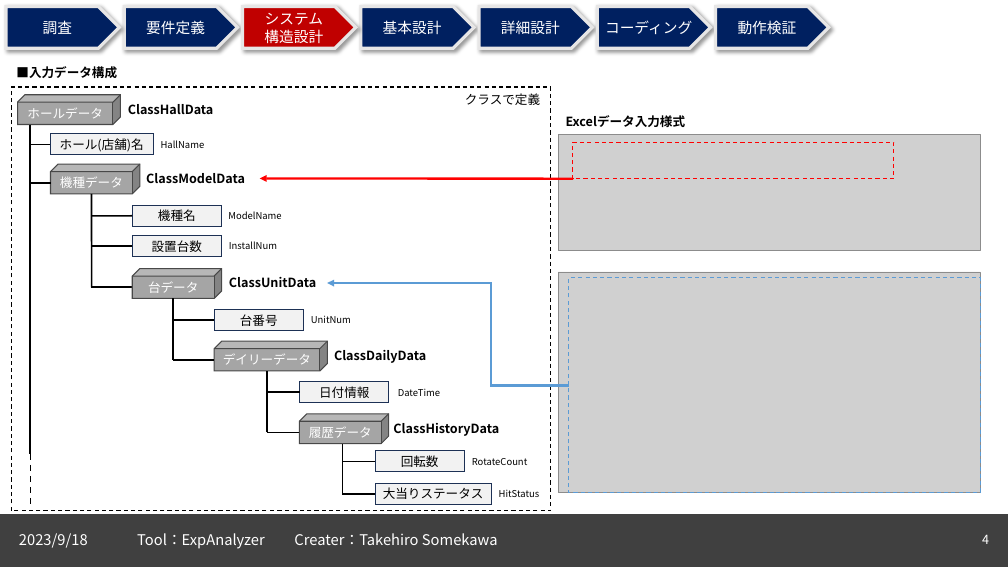
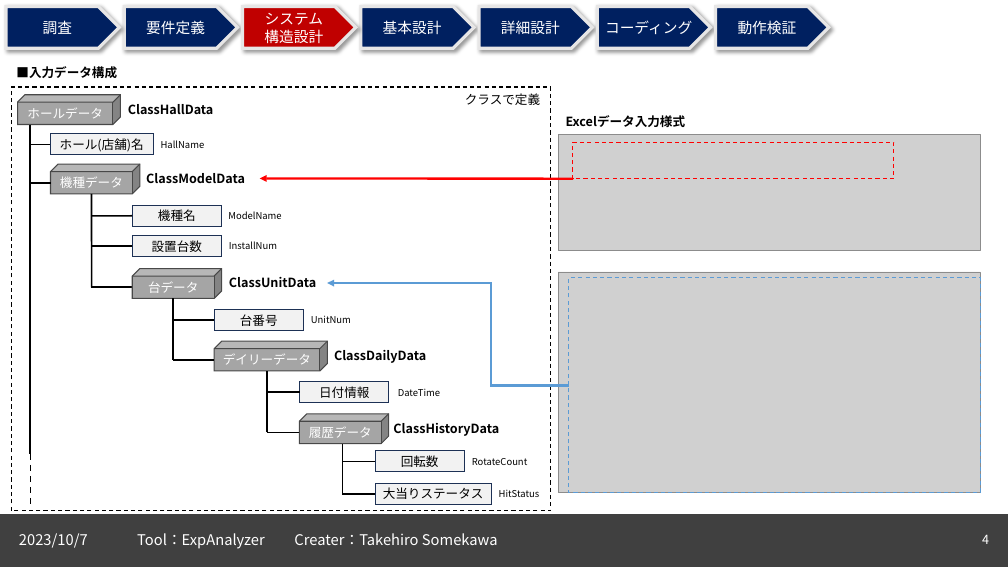
Before and after one commit to TakechiyoVodka/ExpAnalyzer, a slide deck: slide 4 of ExpAnalyzer/DataSheets/ExpAnalyzer_仕様書.pptx. Drawn at 1008x567 pixels with LibreOffice and Linux fonts; fonts in the diff are those of the drawing; grey boxes stand for pictures. Boxes give left, top, right and bottom in pixels: in the first picture for what was removed or moved away, otherwise in the second. Text is boxed around its words. In the diff, an @@ line names an element or a change of style, - is before the commit and + after.

```diff
--- a/ExpAnalyzer/DataSheets/ExpAnalyzer_仕様書.pptx
+++ b/ExpAnalyzer/DataSheets/ExpAnalyzer_仕様書.pptx
@@ text at (19, 533, 88, 548): text changed @@
-2023/9/18
+2023/10/7
```
Also in this commit, not shown: 2 other slides changed, 3 other files.
